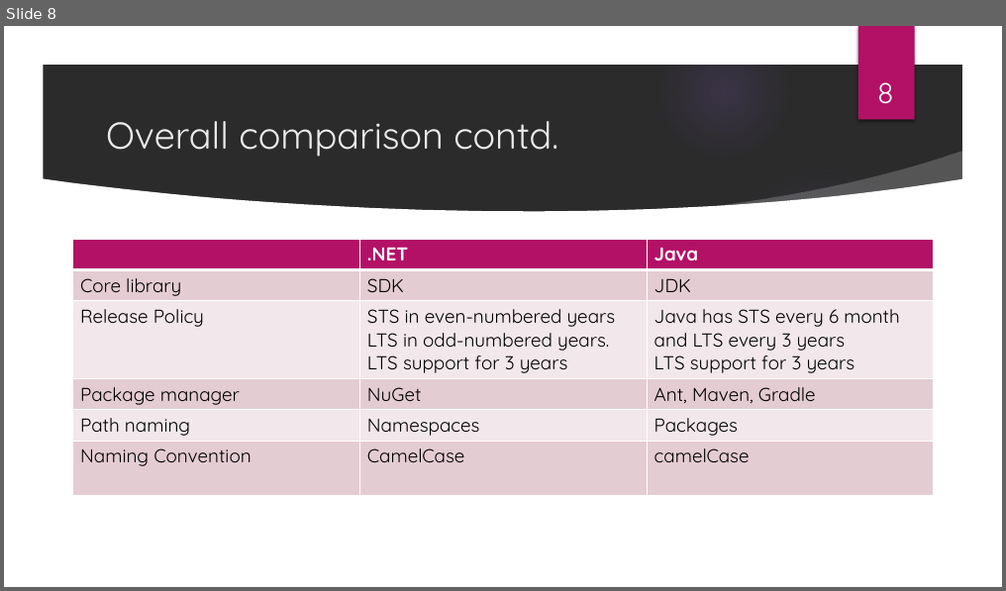
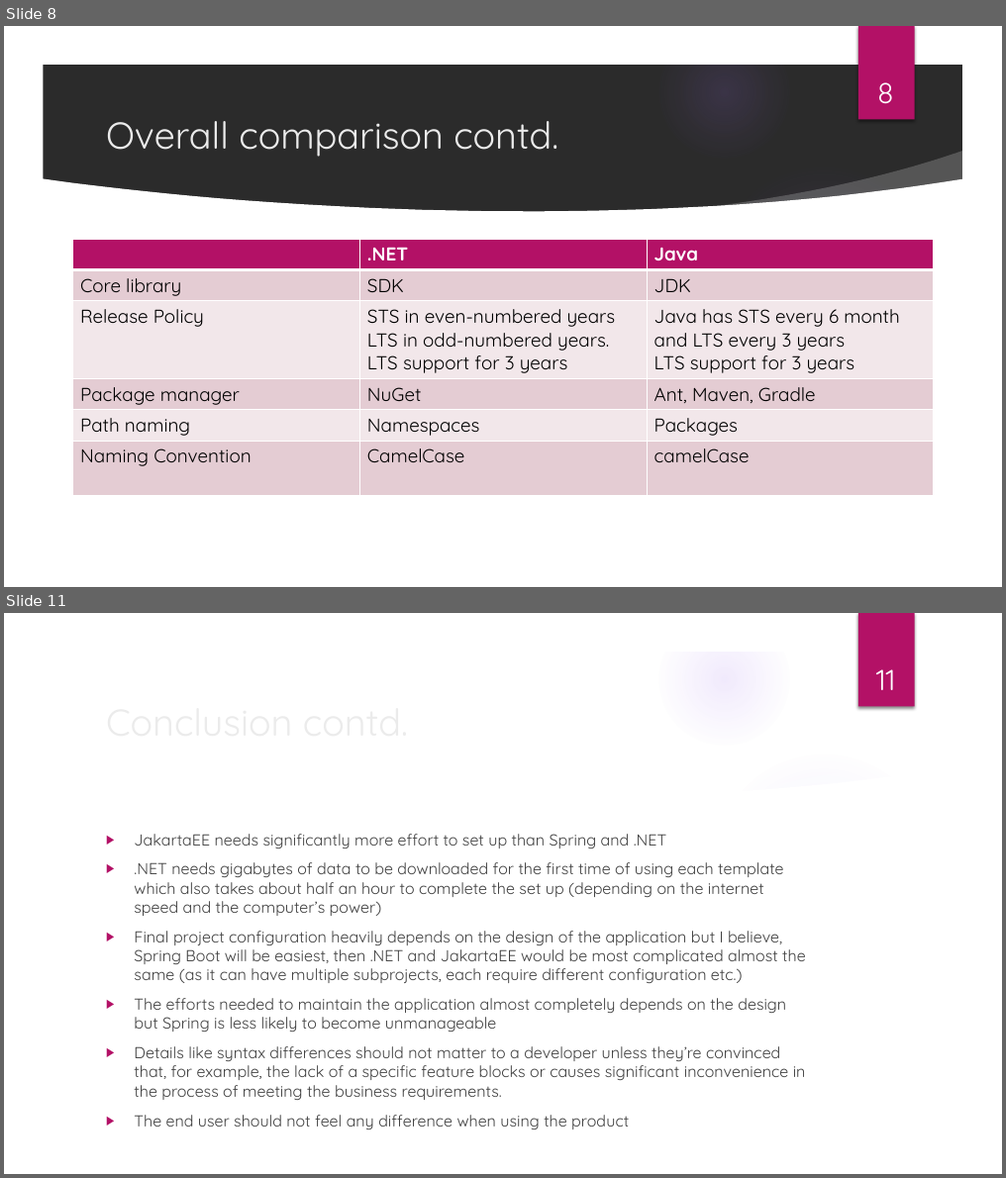
Before and after one commit to ThisVsThat-IT/java-vs-dotnet, a slide deck: Java vs dotnet.pptx. Shown one above the other, each under a label of ours: slide 8 before the commit, slides 8 and 11 after it; the slides between them are not shown. The pictures are 1006x591 and 1006x1178 pixels, drawn with LibreOffice and Linux fonts; fonts in the diff are those of the drawing; background and template pictures are left out; a plain dark background stands for a picture behind light text. Boxes give left, top, right and bottom in pixels: in the first picture for what was removed or moved away, otherwise in the second. Text is boxed around its words. In the diff, an @@ line names an element or a change of style, - is before the commit and + after.

```diff
--- a/Java vs dotnet.pptx
+++ b/Java vs dotnet.pptx
@@ slide 11 added at box(4, 613, 1002, 1174), background picture (left out); not listed: 9 template elements that a slide beside it also shows @@
@@ page number added at box(876, 669, 896, 690), 28 pt, text #FFFFFF @@
+11
@@ title added at box(98, 692, 816, 750), 36 pt, text #EBEBEB @@
+Conclusion contd.
@@ text added at box(134, 834, 806, 1100), 15.3 pt, text #404040 @@
+▶ JakartaEE needs significantly more effort to set up than Spring and .NET
+▶ .NET needs gigabytes of data to be downloaded for the first time of using each template which also takes about half an hour to complete the set up (depending on the internet speed and the computer’s power)
+▶ Final project configuration heavily depends on the design of the application but I believe, Spring Boot will be easiest, then .NET and JakartaEE would be most complicated almost the same (as it can have multiple subprojects, each require different configuration etc.)
+▶ The efforts needed to maintain the application almost completely depends on the design but Spring is less likely to become unmanageable
+▶ Details like syntax differences should not matter to a developer unless they’re convinced that, for example, the lack of a specific feature blocks or causes significant inconvenience in the process of meeting the business requirements.
+▶ The end user should not feel any difference when using the product
```
Also in this commit, not shown: 4 slides changed, 1 other file.
